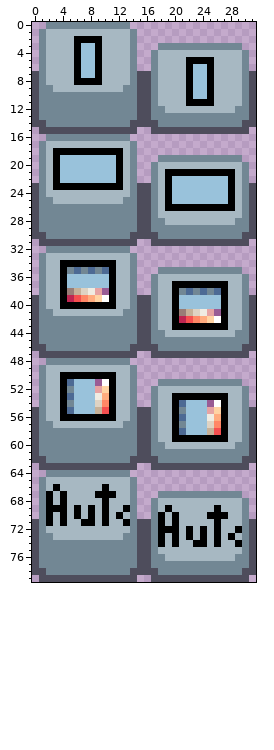
Edited in one commit: sprite sheet (res/button_display_settings.png). The picture above is the old version.
The file is 32x80 pixels.
The same view after the edit:
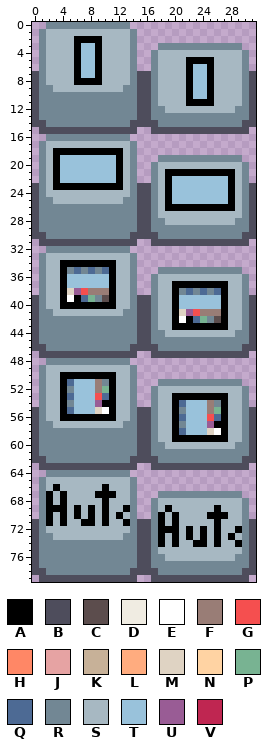
Palette (. is transparent): A #000000  B #4e4d5c  C #5c4d4d  D #f0ece2  E #ffffff  F #997d76  G #f54f4f  H #ff8766  J #e6a3a3  K #c7b198  L #ffac7f  M #dfd3c3  N #ffd3a3  P #78b392  Q #4d6a94  R #728794  S #a7b8c2  T #99c2db  U #995c95  V #bf2651
Changes in this commit:
Changed rows in their new state; - is an unchanged pixel.
first column x 5:
38 MUGFFF----------------
39 EAQPRC----------------
41 ----------------MUGFFF
42 ----------------EAQPRC
first column x 9:
51 FR----------------
52 FP----------------
53 GQ----------------
54 UA--------------FR
55 ME--------------FP
56 ----------------GQ
57 ----------------UA
58 ----------------ME
